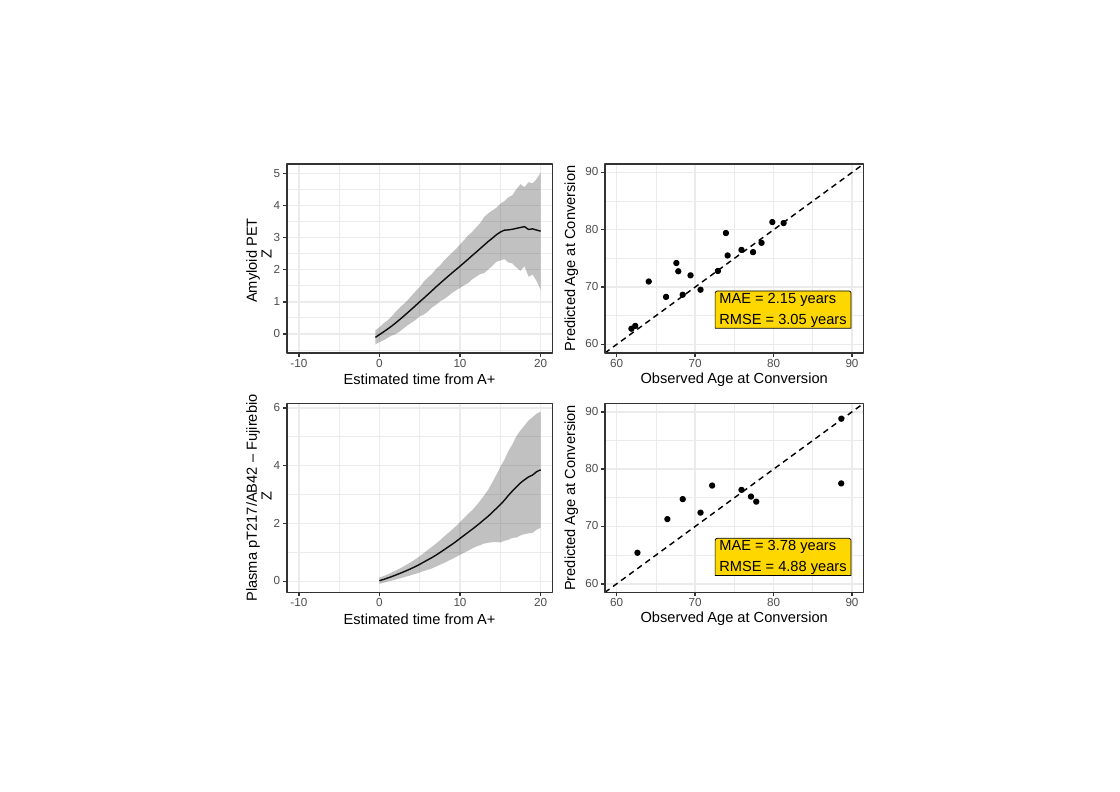
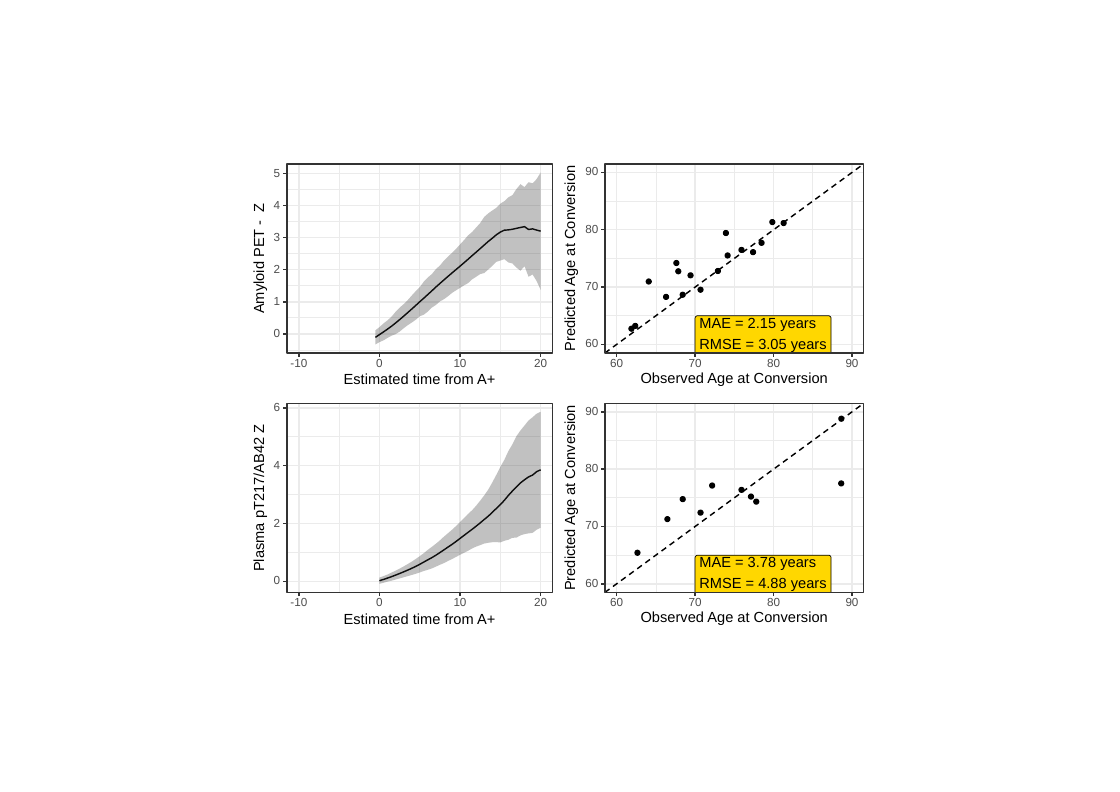
Before and after one commit to jwisch/AmyloidClocks_SimandDIAN, a slide deck: slide 1 of figures/ADNIModelandError.pptx. Drawn at 1120x792 pixels with LibreOffice and Linux fonts; fonts in the diff are those of the drawing. Boxes give left, top, right and bottom in pixels: in the first picture for what was removed or moved away, otherwise in the second. Text is boxed around its words. In the diff, an @@ line names an element or a change of style, - is before the commit and + after.

```diff
--- a/figures/ADNIModelandError.pptx
+++ b/figures/ADNIModelandError.pptx
@@ text at box(251, 203, 267, 313): text changed @@
-Amyloid PET
-Z
+Amyloid PET - Z
@@ 2 texts, 1 freeform shape: place and size @@
-2 texts, 1 freeform shape at box(715, 291, 851, 328)
+2 texts, 1 freeform shape at box(695, 316, 831, 353)
@@ text at box(251, 424, 267, 570): text changed @@
-Plasma pT217/AB42 – Fujirebio
-Z
+Plasma pT217/AB42 Z
@@ 2 texts, 1 freeform shape: place and size @@
-2 texts, 1 freeform shape at box(715, 538, 851, 575)
+2 texts, 1 freeform shape at box(695, 555, 831, 593)
```
Also in this commit, not shown: 40 other files.
